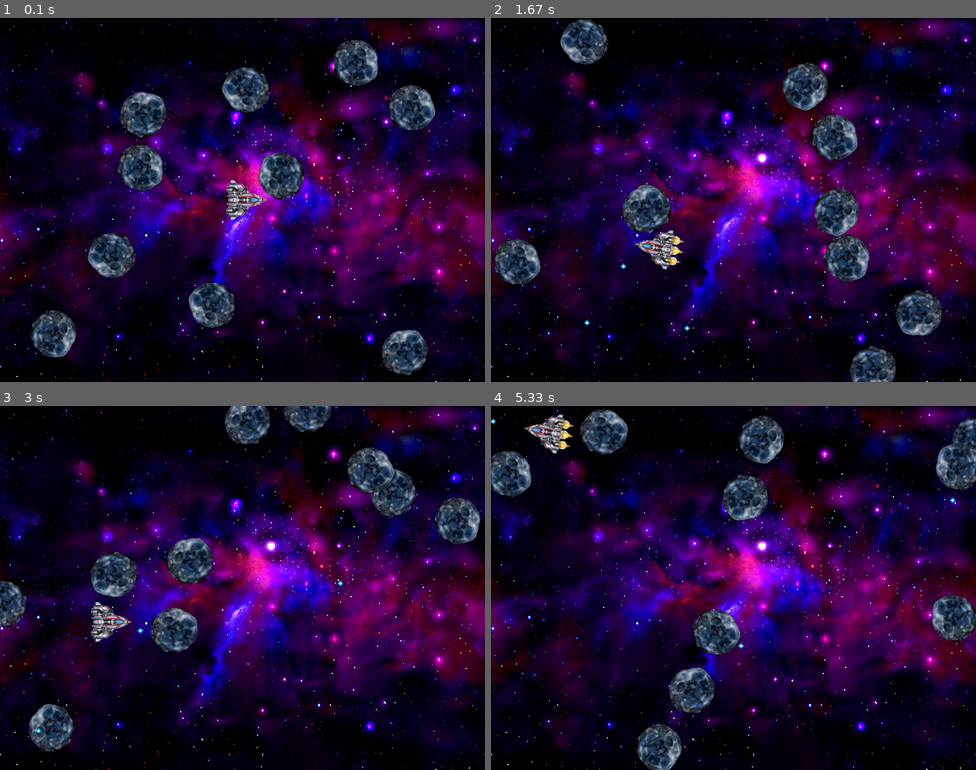
Above: before the commit, frames 1-4 (two rows, left to right).
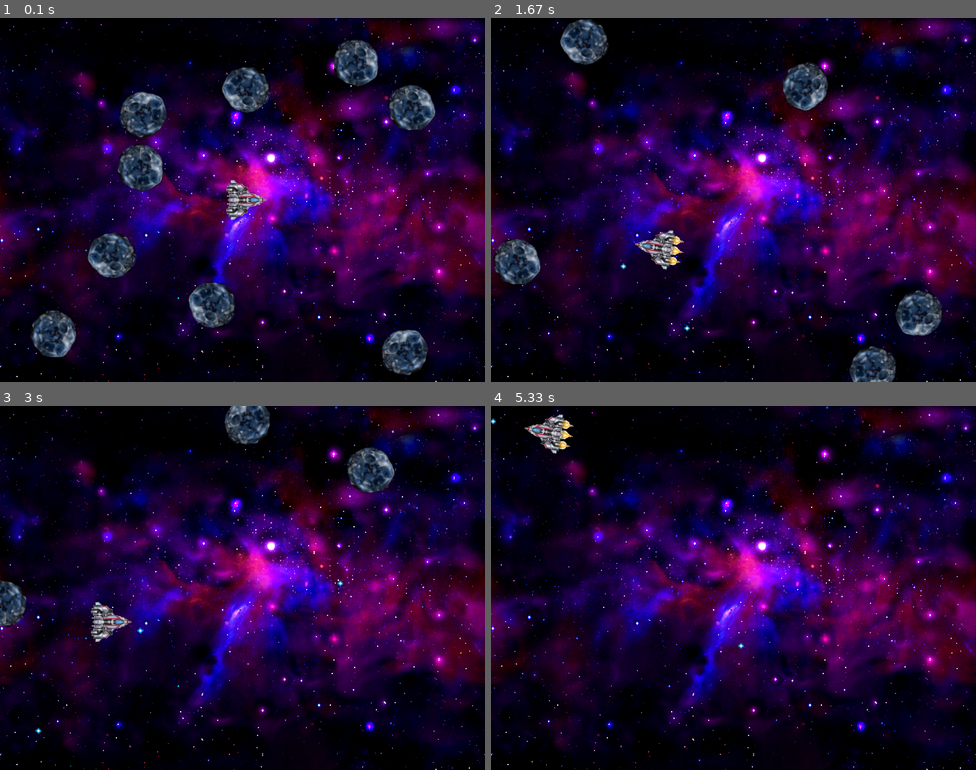
Above: after the commit, the same moments.

Repository: gram2005/python-pygame-asteroids
Game: pygame game, started from game.py
Two runs of this game, one before a commit and one after it. Both use one fixed random seed, a clock stepped at 60 frames per second and the inputs below.
Inputs:
- Up to frame 1 (0.1 s): no input
- Up to frame 2 (1.67 s): tap Space at 0.33, 0.73, 1.03, 1.23, 1.57 s; hold Right 0.67-1.13 s; hold Up 1.17-1.47 s; hold Right from 1.5 s (still down)
- Up to frame 3 (3 s): tap Space at 1.87, 2.07, 2.37, 2.63, 2.93 s; release Right at 1.97 s; hold Left 2-2.53 s; hold Left 2.57-2.97 s
- Up to frame 4 (5.33 s): hold Up 3-3.37 s; tap Space at 3.07, 3.47, 3.77, 4.13, 4.43, 4.63, 4.93, 5.13 s; hold Right 3.4-4.03 s; hold Left 4.07-4.53 s; hold Right 4.57-5.03 s; hold Up from 5.07 s (still down)

The runs differ from the first frame. In frame 1, 1.0% of the frame differs, in the area x 53-63%, y 36-50%; in frame 2, 3.9%; in frame 3, 5.8%; in frame 4, 8.5%, in the area x 0-100%, y 1-100%.

Commit message:
collisions
added collision processing

Diff:
--- a/game.py
+++ b/game.py
@@ -36,6 +36,7 @@
 ################################################################################
 while done == False:
     # event processing
+    # print(ship.display_image.get_rect())
     for event in pygame.event.get():
         if event.type == pygame.QUIT:
             done = True
@@ -68,10 +69,22 @@
 ################################################################################
     # game logic
 
-    ship.update()
+    rem_aster_list = []
+    rem_missile_list = []
+    for aster in aster_list:
+        for mis in missile_list:
+            if mis.check_collision(aster):
+                rem_missile_list.append(mis)
+                rem_aster_list.append(aster)
 
-    for aster in aster_list:
-        aster.update()
+        if ship.check_collision(aster):
+            rem_aster_list.append(aster)
+
+    for mis in rem_missile_list:
+        missile_list.remove(mis)
+
+    for aster in rem_aster_list:
+        aster_list.remove(aster)
 
     rem_missile_list = []
     for mis in missile_list:
@@ -83,6 +96,11 @@
     for mis in rem_missile_list:
         missile_list.remove(mis)
 
+
+    ship.update()
+
+    for aster in aster_list:
+        aster.update()
 
 ################################################################################
     # drawing
--- a/spaceobjects.py
+++ b/spaceobjects.py
@@ -13,6 +13,9 @@
         self.angle = angle
         self.angle_speed = angle_speed
         self.position = [x, y]
+        self.collision_rect = self.display_image.get_rect().size
+##        print(type(self.display_image.get_rect()))
+##        print(self.collision_rect)
 
     def update(self, alt = False):
 
@@ -35,6 +38,19 @@
 
     def draw(self, screen):
         screen.blit(self.display_image, self.position)
+
+    def check_collision(self, another_obj):
+
+        obj1_rect = pygame.Rect(self.x, self.y,
+                                self.collision_rect[0] - self.collision_rect[0] * 0.1,
+                                self.collision_rect[1] - self.collision_rect[1] * 0.1)
+        obj2_rect = pygame.Rect(another_obj.x, another_obj.y,
+                                another_obj.collision_rect[0] - another_obj.collision_rect[0] * 0.1,
+                                another_obj.collision_rect[1] - another_obj.collision_rect[1] * 0.1)
+
+##        print ("ship: ", obj1_rect, " Obj: ", obj2_rect, obj1_rect.colliderect(obj2_rect))
+
+        return obj1_rect.colliderect(obj2_rect)
 
 
 class Ship(Base_image):
